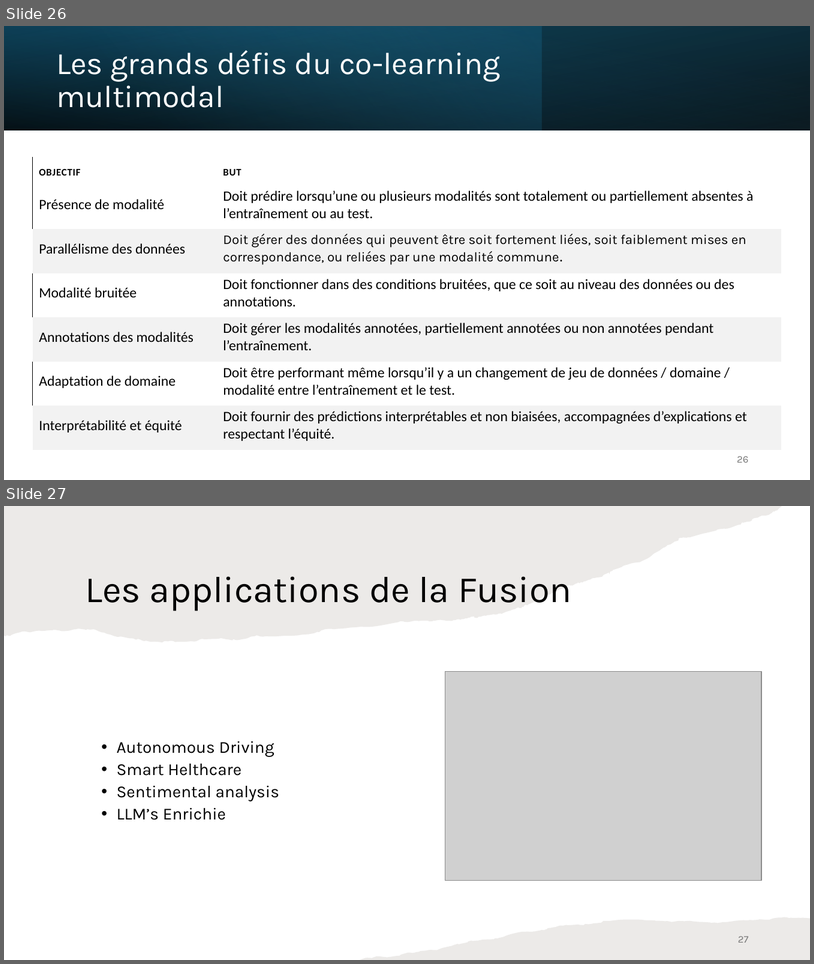
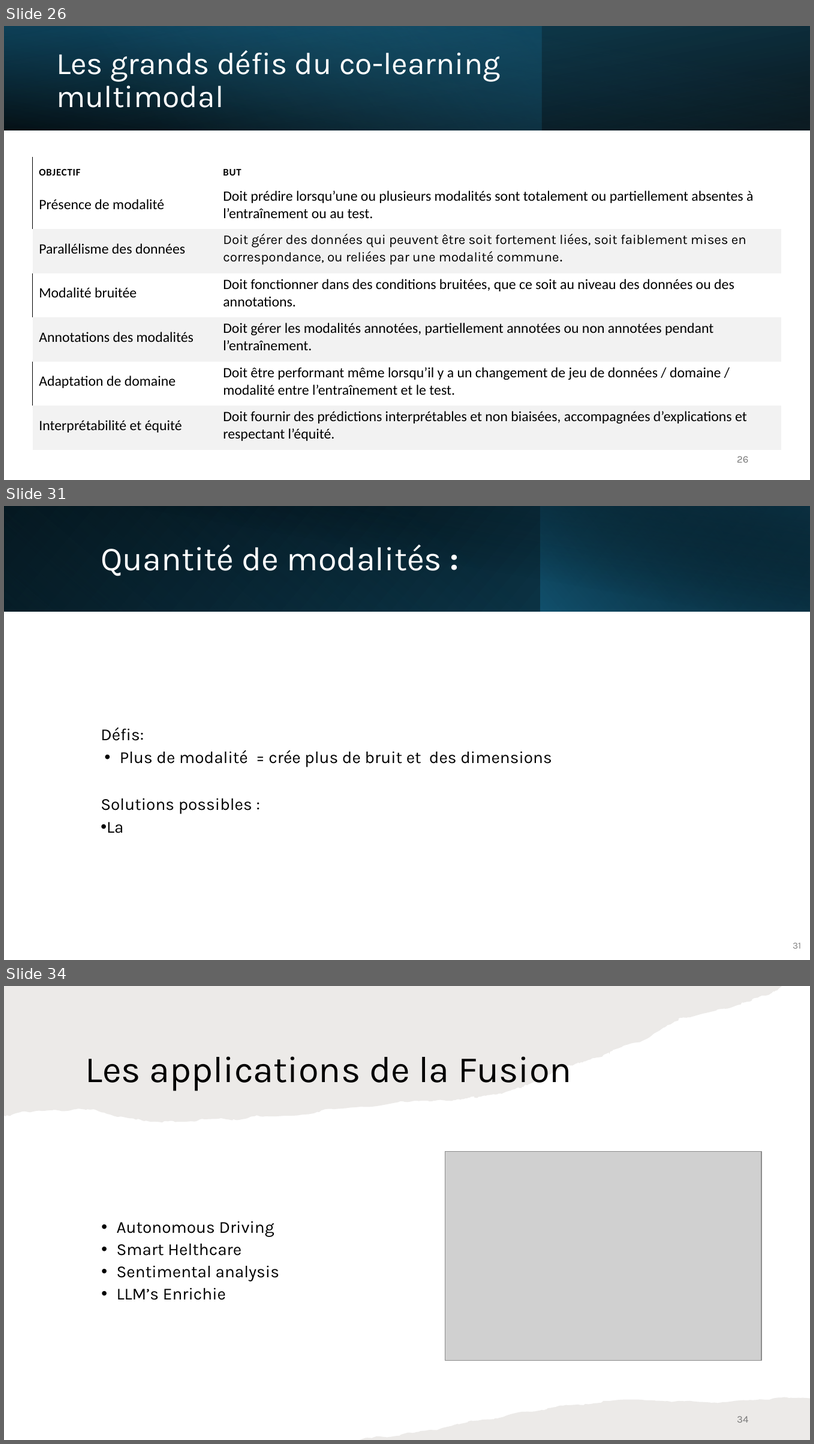
Before and after one commit to IzowRM/Stage-Cetic, a slide deck: Doc Slide/Presentation_du_27_01.pptx. Shown one above the other, each under a label of ours: slides 26 and 27 before the commit, slides 26, 31 and 34 after it; the slides between them are not shown. The pictures are 814x964 and 814x1444 pixels, drawn with LibreOffice and Linux fonts; fonts in the diff are those of the drawing; grey boxes stand for pictures. Boxes give left, top, right and bottom in pixels: in the first picture for what was removed or moved away, otherwise in the second. Text is boxed around its words. In the diff, an @@ line names an element or a change of style, - is before the commit and + after.

```diff
--- a/Doc Slide/Presentation_du_27_01.pptx
+++ b/Doc Slide/Presentation_du_27_01.pptx
@@ slide 31 added at [4,506,810,960], background #FFFFFF @@
@@ rectangle added at [4,506,810,611], fill gradient #000000 to #104862 @@
@@ rectangle added at [4,506,541,611], fill gradient #156082 to #0B3041 @@
@@ rectangle added at [34,506,810,612], fill gradient #000000 to #0B3041 @@
@@ rectangle added at [540,506,810,611], fill gradient #156082 to #000000 @@
@@ title added at [101,544,442,576], 40 pt, text #FFFFFF @@
+Quantité de modalités :
@@ text added at [101,727,552,833], 20 pt, text #000000 @@
+Défis:
+• Plus de modalité = crée plus de bruit et des dimensions
+Solutions possibles :
+• La
@@ page number added at [793,942,801,948], 11 pt, text #808080 @@
+31
@@ what was slide 27 is now slide 34 @@
@@ page number at [737,1416,749,1422]: text changed @@
-27
+34
```
Also in this commit, not shown: 2 slides changed, 6 other slides added, 3 other files.
